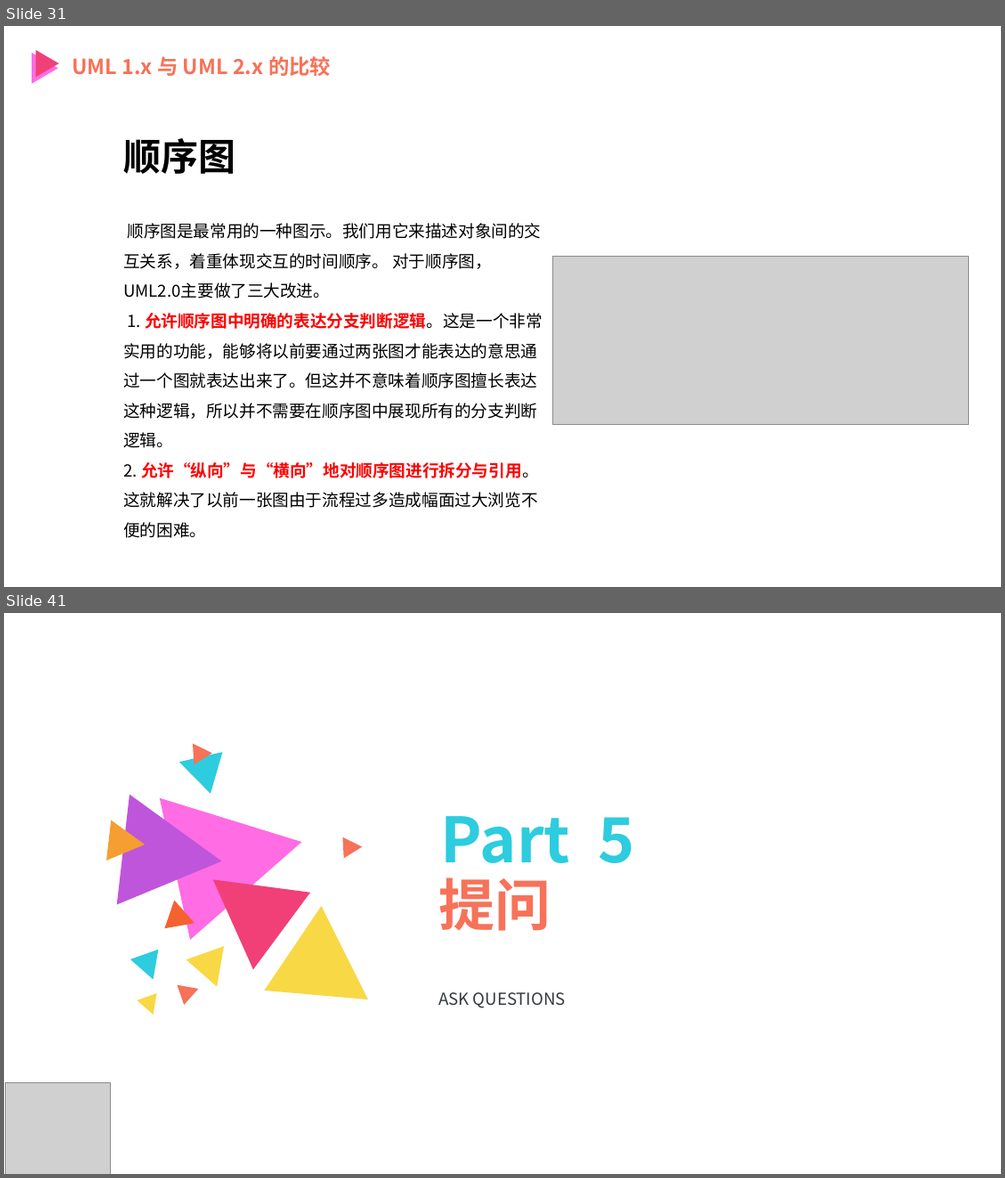
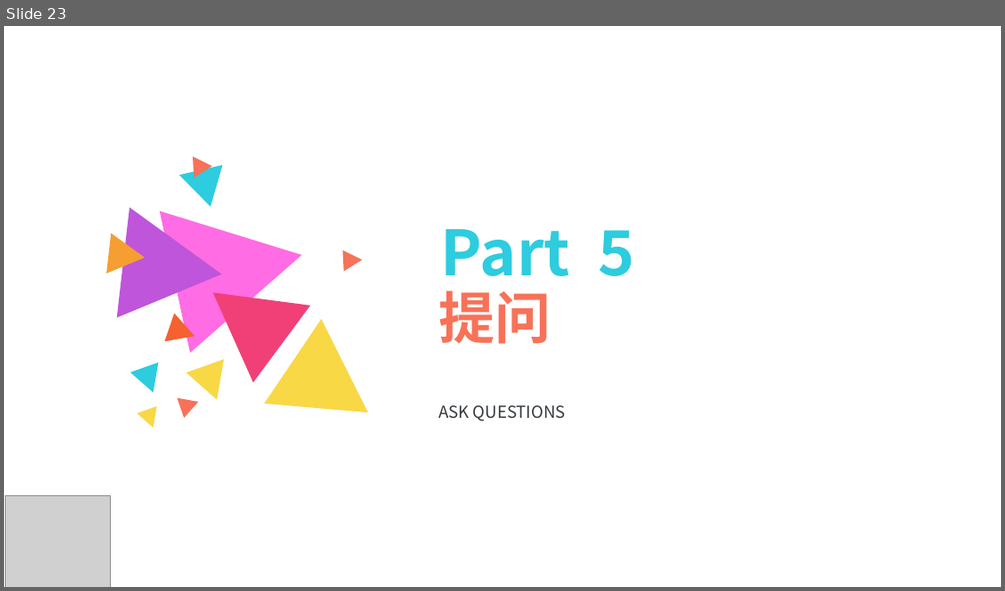
Before and after one commit to PRD2018-G12/SE-Education-Assistant-System, a slide deck: 非受控文档/UML翻转课堂/UML 基础 综合应用和问题解答.pptx. Shown one above the other, each under a label of ours: slides 31 and 41 before the commit, slide 23 after it; the slides between them are not shown. The pictures are 1005x1178 and 1005x591 pixels, drawn with LibreOffice and Linux fonts; fonts in the diff are those of the drawing; grey boxes stand for pictures. Boxes give left, top, right and bottom in pixels: in the first picture for what was removed or moved away, otherwise in the second. Text is boxed around its words. In the diff, an @@ line names an element or a change of style, - is before the commit and + after.

```diff
--- a/非受控文档/UML翻转课堂/UML 基础 综合应用和问题解答.pptx
+++ b/非受控文档/UML翻转课堂/UML 基础 综合应用和问题解答.pptx
@@ slide 31 removed at box(4, 26, 1001, 587), background #FFFFFF @@
@@ triangle removed at box(36, 50, 59, 78) @@
@@ triangle removed at box(32, 53, 57, 84) @@
@@ text removed at box(72, 56, 331, 76) @@
-UML 1.x 与 UML 2.x 的比较
@@ text removed at box(123, 138, 235, 174) @@
-顺序图
@@ text removed at box(123, 223, 542, 538) @@
-顺序图是最常用的一种图示。我们用它来描述对象间的交互关系，着重体现交互的时间顺序。 对于顺序图，UML2.0主要做了三大改进。
-1. 允许顺序图中明确的表达分支判断逻辑。这是一个非常实用的功能，能够将以前要通过两张图才能表达的意思通过一个图就表达出来了。但这并不意味着顺序图擅长表达这种逻辑，所以并不需要在顺序图中展现所有的分支判断逻辑。
-2. 允许“纵向”与“横向”地对顺序图进行拆分与引用。这就解决了以前一张图由于流程过多造成幅面过大浏览不便的困难。
@@ picture removed at box(553, 257, 969, 425) @@
@@ what was slide 41 is now slide 23 @@
```
Also in this commit, not shown: 11 slides changed, 18 slides added, 35 other slides removed, 1 other file.
